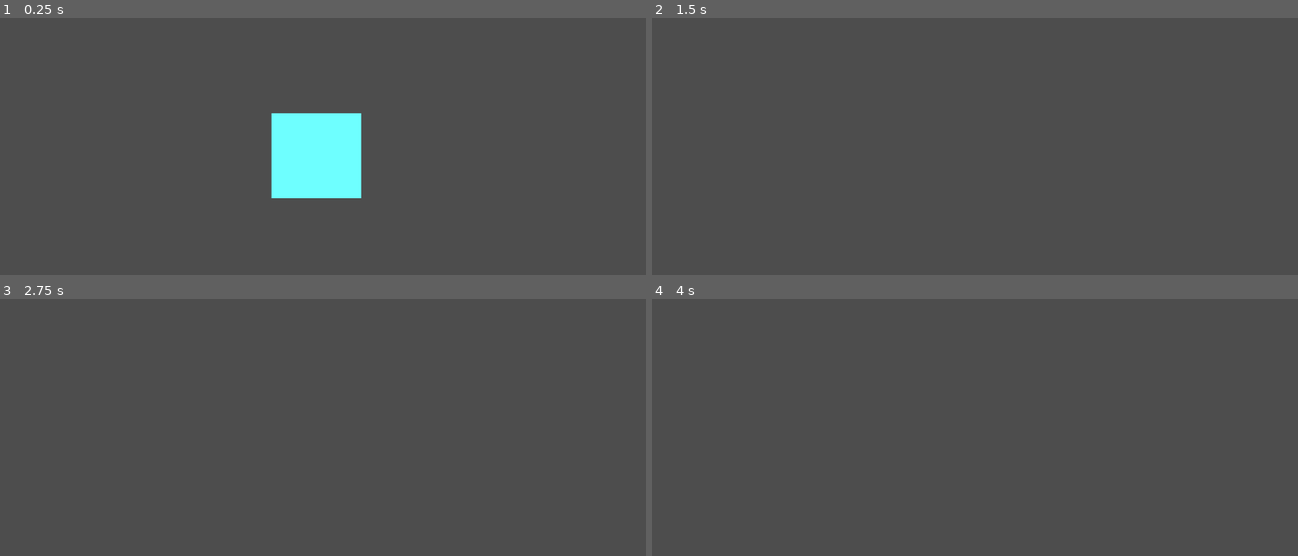
Above: before the commit, frames 1-4 (two rows, left to right).
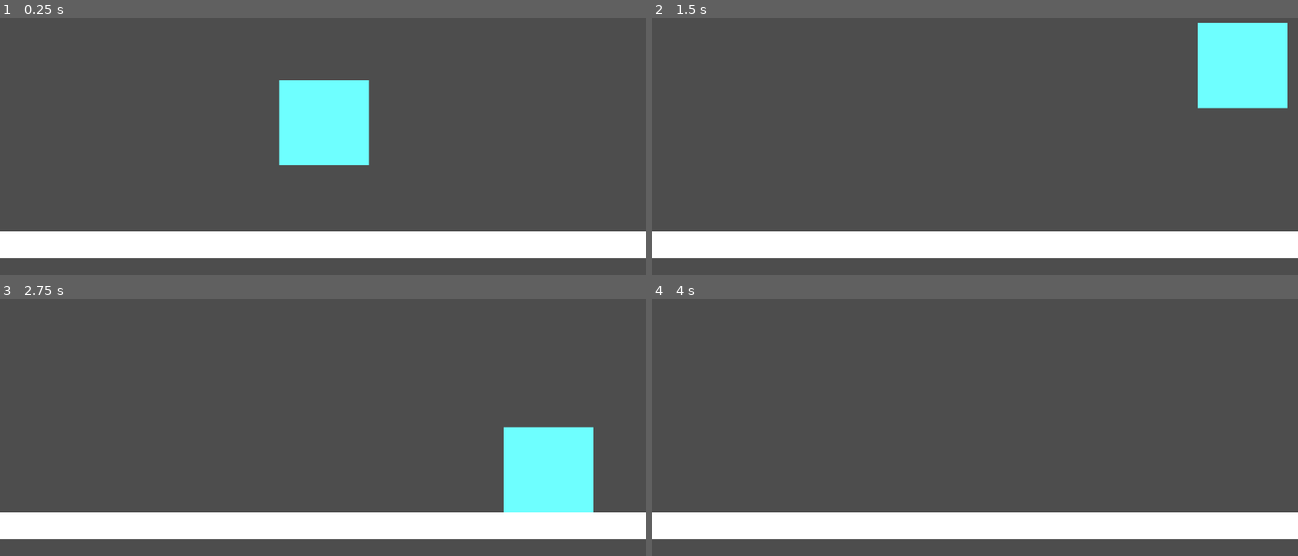
Above: after the commit, the same moments.

Repository: AlexD717/Gravity-Stream
Game: Godot game, scene res://scenes/main.tscn
Same seed, same stepped clock (60 frames per second), same inputs: the game is played once before the commit and once after it.
Inputs:
- Up to frame 1 (0.25 s): no input
- Up to frame 2 (1.5 s): tap Enter (ui_accept) at 0.5, 0.77 s; hold Right (ui_right) from 0.53 s (still down)
- Up to frame 3 (2.75 s): tap Enter (ui_accept) at 1.52 s; release Right (ui_right) at 2.03 s; hold Left (ui_left) from 2.03 s (still down)
- Up to frame 4 (4 s): release Left (ui_left) at 2.78 s; hold Right (ui_right) from 2.78 s (still down); tap Enter (ui_accept) at 3.02, 3.77 s

The runs differ from the first frame. In frame 1, 15% of the frame differs, in the area x 0-100%, y 24-94%; in frame 2, 15%, in the area x 0-100%, y 1-94%; in frame 3, 15%; in frame 4, 10%.

Commit message:
Static Platform

Diff:
--- a/scenes/main.tscn
+++ b/scenes/main.tscn
@@ -1,11 +1,17 @@
-[gd_scene load_steps=2 format=3 uid="uid://r0d73ia1wjwa"]
+[gd_scene load_steps=3 format=3 uid="uid://r0d73ia1wjwa"]
 
 [ext_resource type="PackedScene" uid="uid://xxx0mvchsdks" path="res://scenes/Player.tscn" id="1_o5qli"]
+[ext_resource type="PackedScene" uid="uid://bfmkt7tsci07a" path="res://scenes/platform.tscn" id="2_0wfyh"]
 
 [node name="Node2D" type="Node2D"]
 
 [node name="Camera2D" type="Camera2D" parent="."]
-position = Vector2(14, -158)
+position = Vector2(0, -98.94)
+scale = Vector2(1.44, 1)
 
 [node name="CharacterBody2D" parent="." instance=ExtResource("1_o5qli")]
 position = Vector2(2, -76)
+
+[node name="StaticBody2D" parent="." instance=ExtResource("2_0wfyh")]
+position = Vector2(8, 171)
+scale = Vector2(7.92055, -0.187739)
--- /dev/null
+++ b/scenes/platform.tscn
@@ -0,0 +1,14 @@
+[gd_scene load_steps=3 format=3 uid="uid://bfmkt7tsci07a"]
+
+[ext_resource type="Texture2D" uid="uid://4ybo6fki4xir" path="res://assets/square.png" id="1_ba0x2"]
+
+[sub_resource type="RectangleShape2D" id="RectangleShape2D_nlgqw"]
+size = Vector2(256, 256)
+
+[node name="StaticBody2D" type="StaticBody2D"]
+
+[node name="Sprite2D" type="Sprite2D" parent="."]
+texture = ExtResource("1_ba0x2")
+
+[node name="CollisionShape2D" type="CollisionShape2D" parent="."]
+shape = SubResource("RectangleShape2D_nlgqw")
--- a/scripts/PlayerMovement.gd
+++ b/scripts/PlayerMovement.gd
@@ -1,8 +1,8 @@
 extends CharacterBody2D
 
 
-@export var SPEED = 300.0
-@export var JUMP_VELOCITY = -400.0
+@export var SPEED = 500.0
+@export var JUMP_VELOCITY = -650.0
 
 
 func _physics_process(delta: float) -> void:
